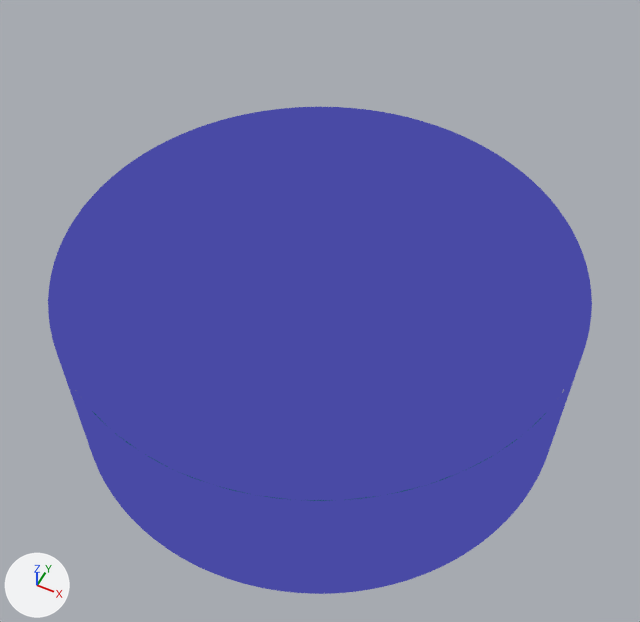
The glTF model site/public/need-for-speed-3do/models/sky-cl2.glb as it was, and as the next commit left it.
The view is the same before and after, from a 50 mm lens placed at (1.05, -2.11, 2.59), pointed at (0.09, -0.17, 0.18). The axes (+X, +Y, +Z) are drawn at lower left. The lights are the same throughout. The picture after the commit comes second. Vertices at exactly the same position are counted once.

Objects in the first picture: 'sky-cl2'.
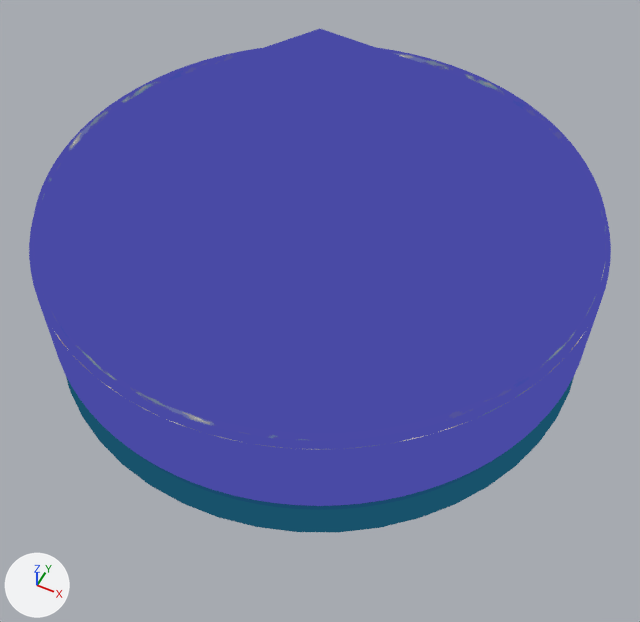
Changed parts and their boxes (x1, y1, x2, y2) in the pictures (640 x 622 px):
'sky-cl2', reshaped (7% wider): before (48, 107, 592, 594); after (29, 29, 611, 532)
part 1 of me_sky_cl2, rebuilt (7% wider): before (48, 107, 592, 594); after (29, 29, 611, 506)
part 2 of me_sky_cl2, added: after (32, 48, 608, 527)
part 3 of me_sky_cl2, cut back (mostly hidden before): before (76, 390, 564, 501); after (66, 377, 574, 532)

Edits to the bpy script that builds the scene:
```text
Change me_sky_cl2:
    used by ob_sky_cl2; location = (0.0, 0.0, 0.0)
    remove me_sky_cl2.from_pydata(...)  # 390 vertices, 480 faces; spans x -1.0..1.0, y -1.0..1.0, z -0.5..0.9
    add me_sky_cl2.from_pydata(...)  # 439 vertices, 480 faces; spans x -1.0..1.0, y -1.0..1.0, z -0.5..1.2
    me_sky_cl2 part 1: the loose piece of 195 vertices spanning x -1.0..1.0, y -1.0..1.0, z -0.43..0.9 is rebuilt with 195 vertices and now spans x -1.0..1.0, y -1.0..1.0, z 0.19..1.2
    me_sky_cl2 part 2: a new loose piece of 194 vertices spanning x -0.98..0.98, y -0.98..0.98, z 0.02..0.55, in mat_tex_003
    me_sky_cl2 part 3
    194 vertices are removed from x -0.98..0.98, y -0.98..0.98, z -0.43..0.13
    240 faces are deleted
    49 vertices are added at x -1.0..1.0, y -1.0..1.0, z 0.02
    48 new faces join them, mat_tex_002
```
